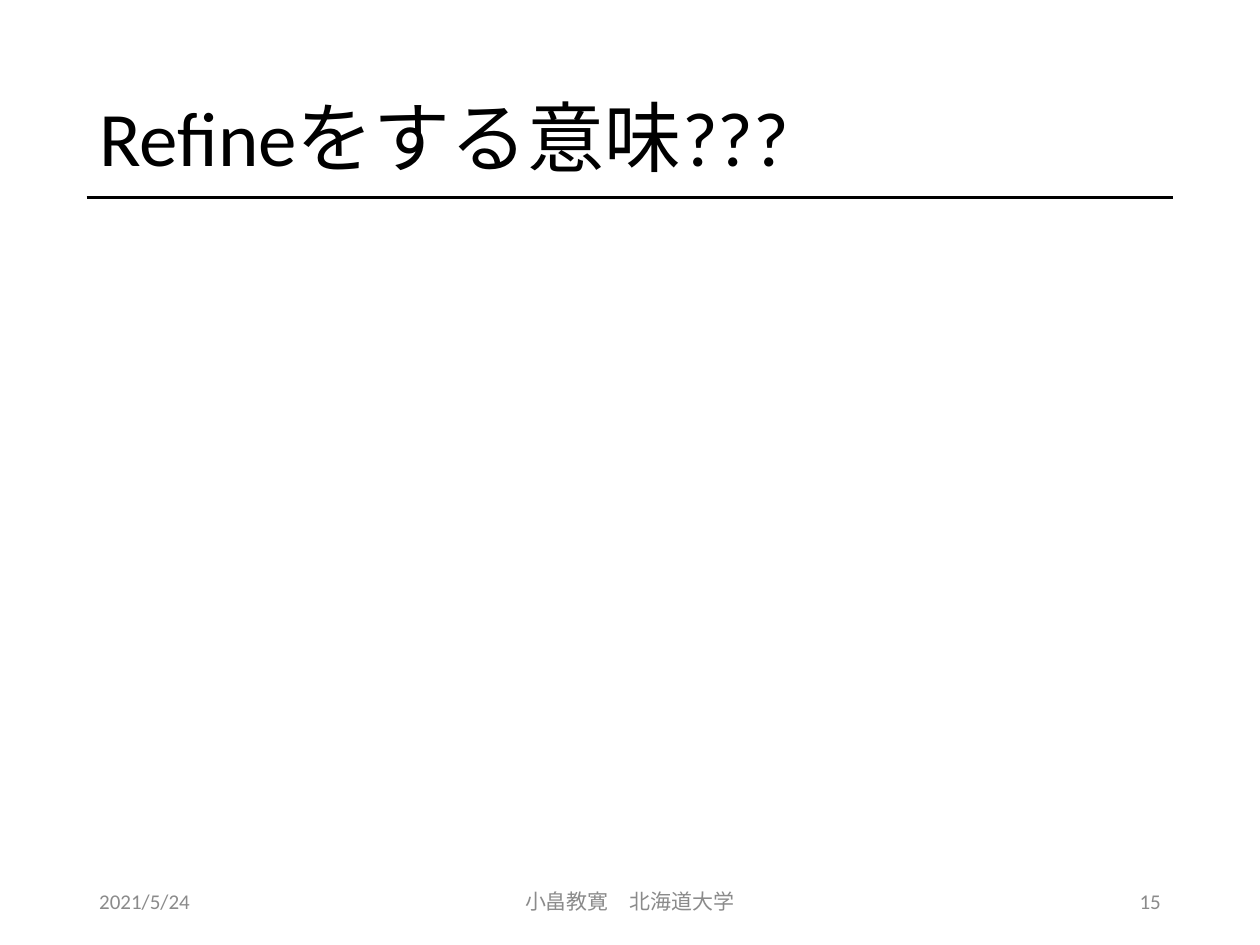
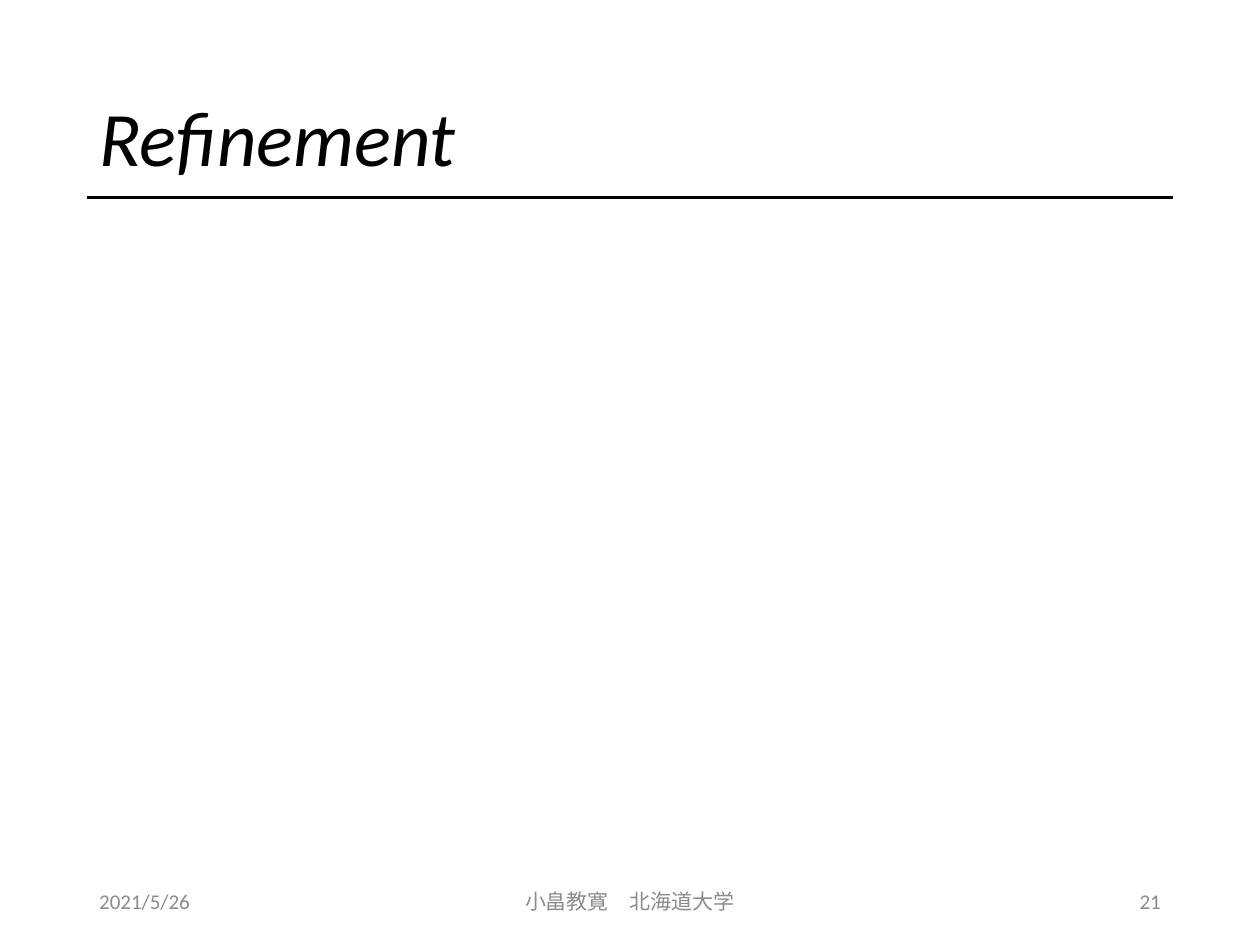
Before and after one commit to obatakyoukan/isomorphism, a slide deck: slide 21 of Isomorphism.pptx (slide 15 before the commit). Drawn at 1260x945 pixels with LibreOffice and Linux fonts; fonts in the diff are those of the drawing; grey boxes stand for pictures. Boxes give left, top, right and bottom in pixels: in the first picture for what was removed or moved away, otherwise in the second. Text is boxed around its words. In the diff, an @@ line names an element or a change of style, - is before the commit and + after.

```diff
--- a/Isomorphism.pptx
+++ b/Isomorphism.pptx
@@ title at (99, 112, 455, 175): text changed; italic on @@
-Refineをする意味???
+Refinement
@@ text at (99, 894, 190, 910): text changed @@
-2021/5/24
+2021/5/26
@@ page number at (1140, 895, 1161, 909): text changed @@
-15
+21
```
Also in this commit, not shown: 19 other slides changed, 13 slides added.
